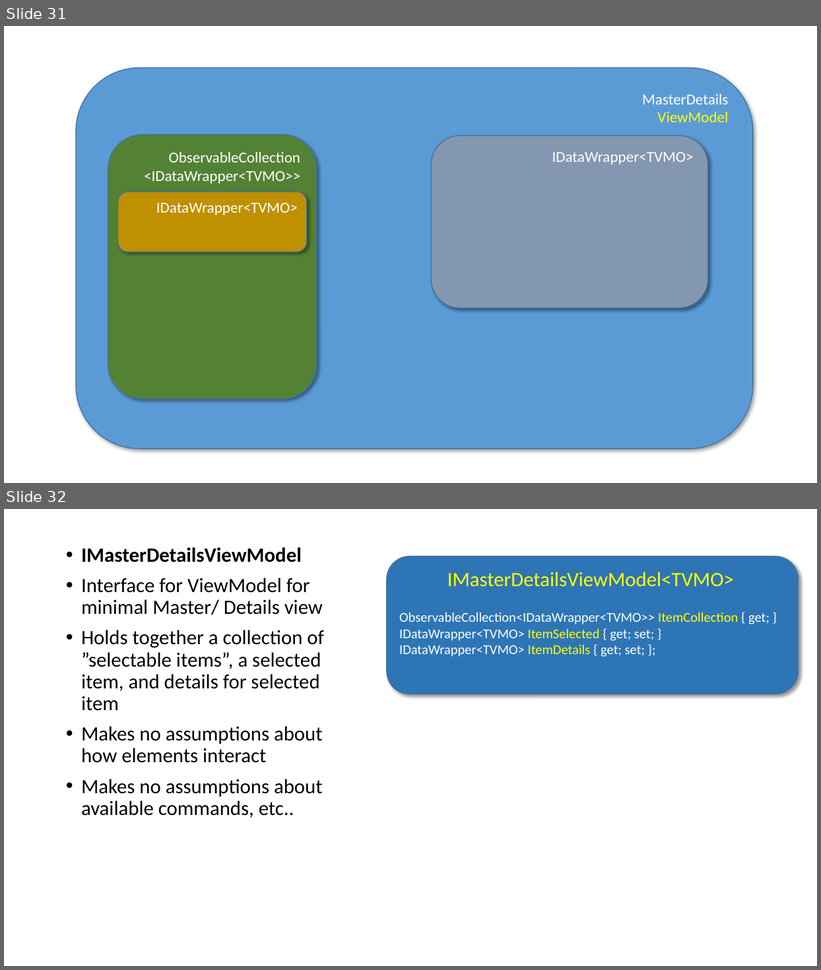
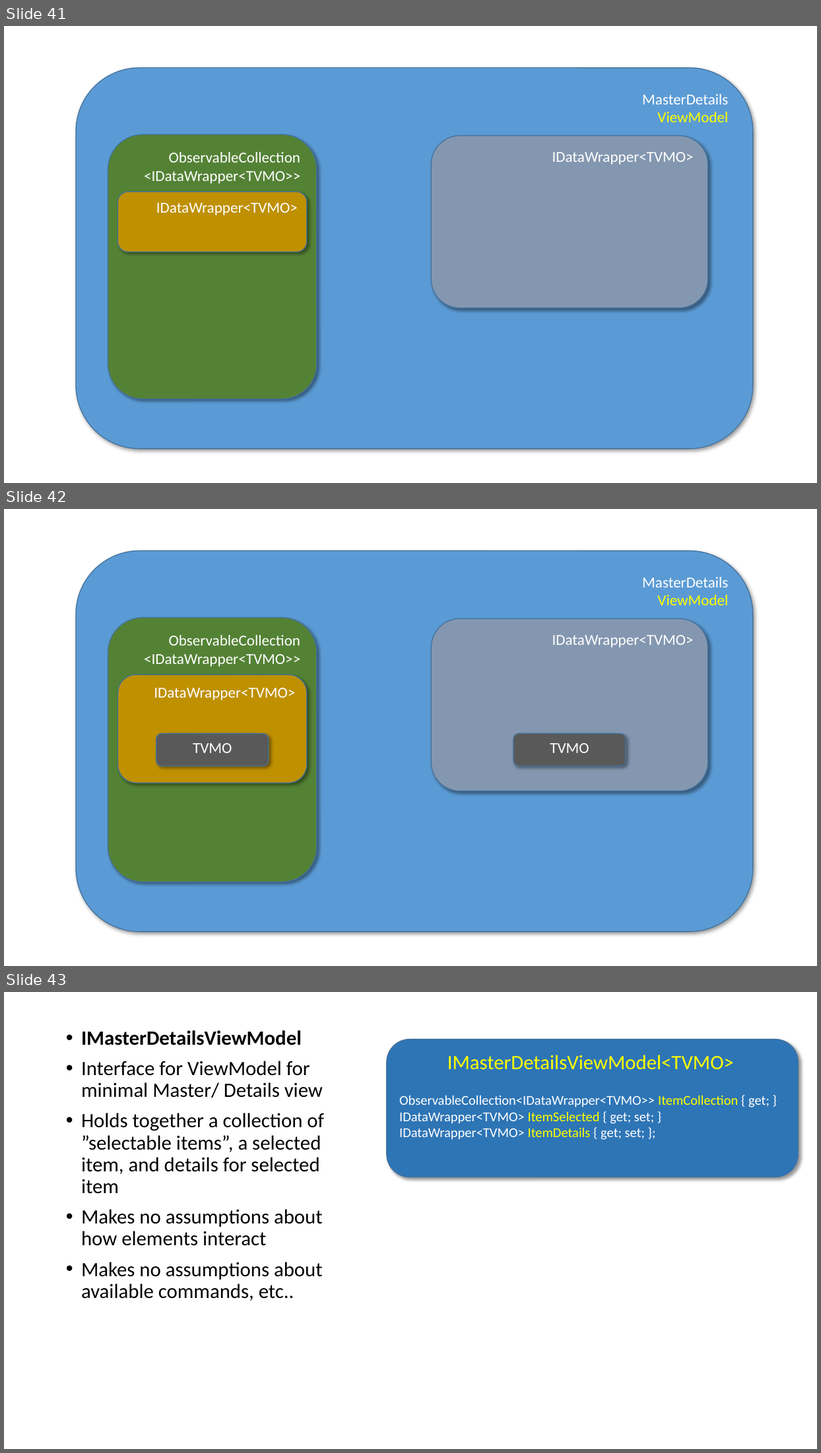
Before and after one commit to perl-easj/Teaching-materials, a slide deck: CSharpProgramming/Presentations/MVVMStarter Class Library.pptx. Shown one above the other, each under a label of ours: slides 31 and 32 before the commit, slides 41, 42 and 43 after it. The pictures are 821x970 and 821x1453 pixels, drawn with LibreOffice and Linux fonts; fonts in the diff are those of the drawing. Boxes give left, top, right and bottom in pixels: in the first picture for what was removed or moved away, otherwise in the second. Text is boxed around its words. In the diff, an @@ line names an element or a change of style, - is before the commit and + after.

```diff
--- a/CSharpProgramming/Presentations/MVVMStarter Class Library.pptx
+++ b/CSharpProgramming/Presentations/MVVMStarter Class Library.pptx
@@ slide 42 added at bbox=[4, 509, 817, 966], background #FFFFFF @@
@@ rounded rectangle added at bbox=[76, 551, 753, 932], fill #5B9BD5, outline #43739E 1 pt, 18 pt, text #FFFFFF @@
+MasterDetails
+ViewModel
@@ rounded rectangle added at bbox=[108, 618, 317, 883], fill #548235, outline #43739E 1 pt, 18 pt, text #FFFFFF @@
+ObservableCollection
+<IDataWrapper<TVMO>>
@@ rounded rectangle added at bbox=[432, 619, 708, 791], fill #8497B0, outline #43739E 1 pt, 18 pt, text #FFFFFF @@
+IDataWrapper<TVMO>
@@ rounded rectangle added at bbox=[118, 675, 307, 783], fill #BF9000, outline #43739E 1 pt, 18 pt, text #FFFFFF @@
+IDataWrapper<TVMO>
@@ rounded rectangle added at bbox=[156, 733, 269, 766], fill #595959, outline #43739E 1 pt, 18 pt, text #FFFFFF @@
+TVMO
@@ rounded rectangle added at bbox=[514, 733, 626, 766], fill #595959, outline #43739E 1 pt, 18 pt, text #FFFFFF @@
+TVMO
@@ what was slide 31 is now slide 41 @@
@@ what was slide 32 is now slide 43 @@
```
Also in this commit, not shown: 3 slides changed, 10 other slides added, 2 other files.
